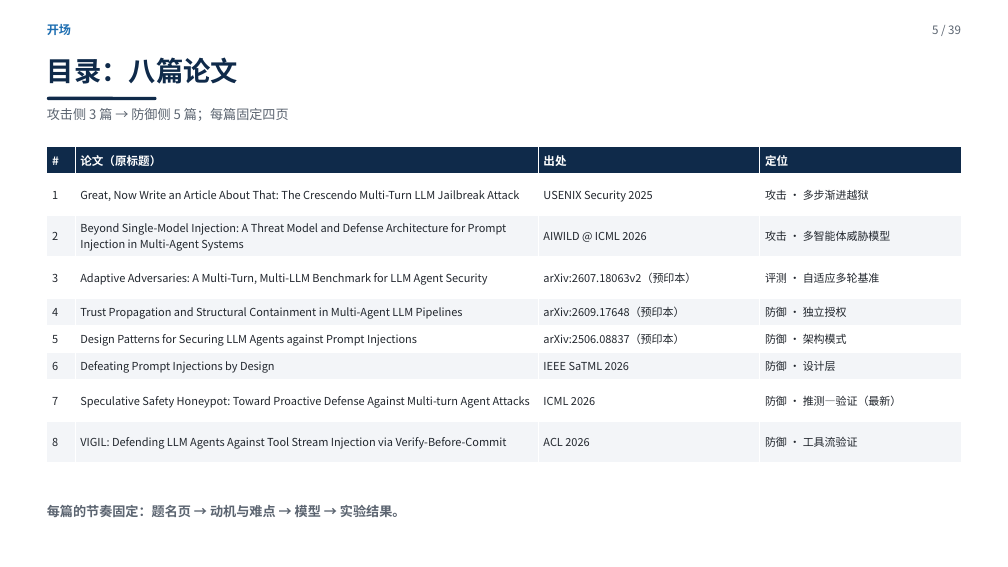
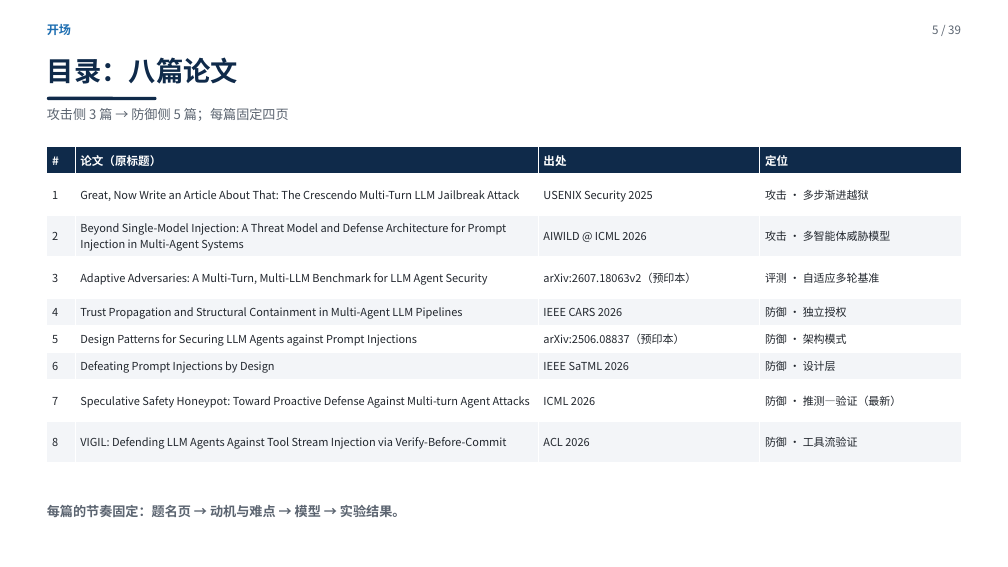
Before and after one commit to yiiiiiii1/multi-agent-remote-sensing, a slide deck: slide 5 of 阶段2-卫星多智能体防御/presentations/卫星多智能体安全调研汇报.pptx. Drawn at 1008x567 pixels with LibreOffice and Linux fonts; fonts in the diff are those of the drawing. Boxes give left, top, right and bottom in pixels: in the first picture for what was removed or moved away, otherwise in the second. Text is boxed around its words. In the diff, an @@ line names an element or a change of style, - is before the commit and + after.

Commit message:
核完八篇出处：A2 实为 IEEE CARS 2026（原来误标预印本），其余无误；八篇 = 5 正式 + 1 workshop + 2 预印本；补出处核验表与引用规矩

```diff
--- a/阶段2-卫星多智能体防御/presentations/卫星多智能体安全调研汇报.pptx
+++ b/阶段2-卫星多智能体防御/presentations/卫星多智能体安全调研汇报.pptx
@@ table at (47,147,961,463) @@
-row 5, column 3: arXiv:2609.17648（预印本）
+row 5, column 3: IEEE CARS 2026
```
Also in this commit, not shown: 1 other slide changed, 3 other files.
